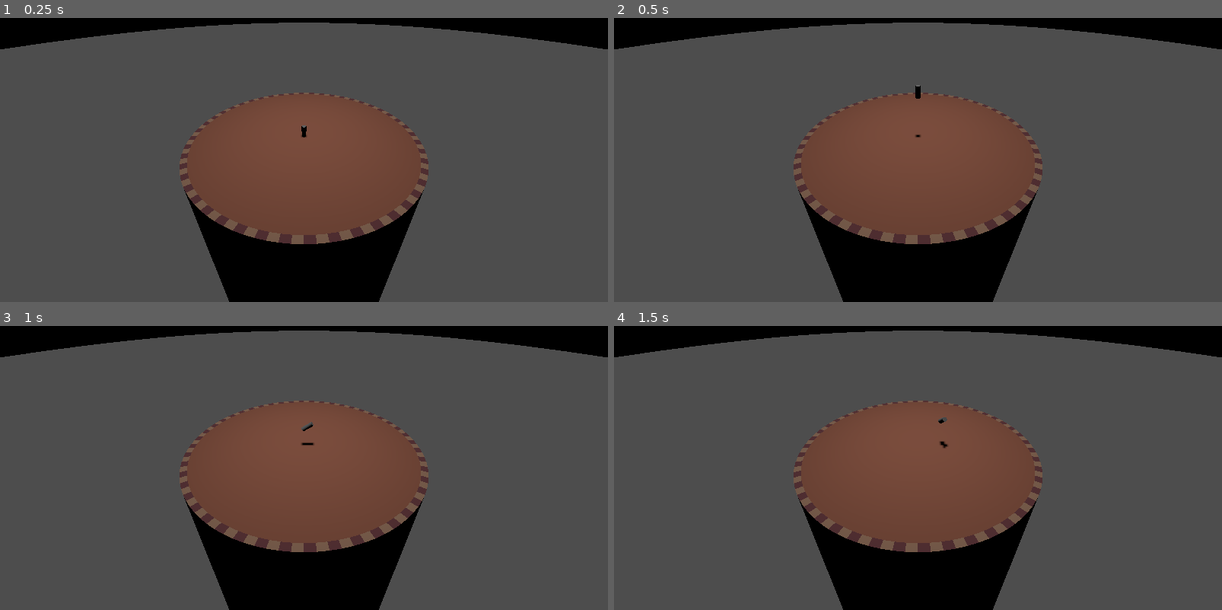
Above: before the commit, frames 1-4 (two rows, left to right).
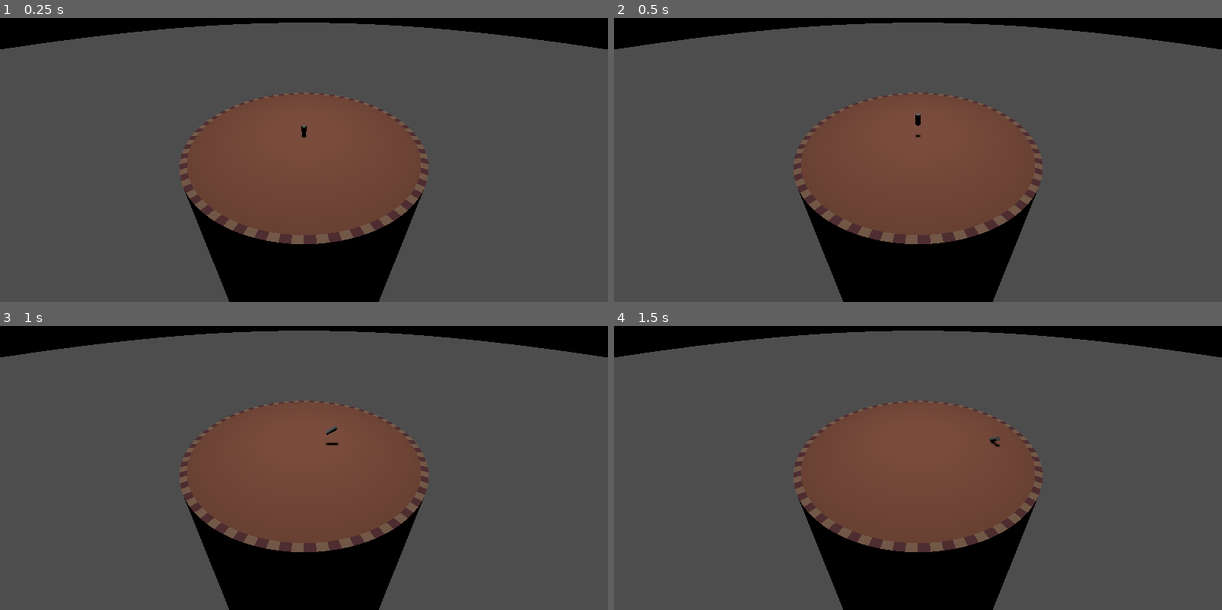
Above: after the commit, the same moments.

Repository: proximadams/Lucky-Erik-Alex-Jam-2025
Game: Godot game, scene res://World.tscn
Same seed, same stepped clock (60 frames per second), same inputs: the game is played once before the commit and once after it.
Inputs:
- Up to frame 1 (0.25 s): no input
- Up to frame 2 (0.5 s): no input
- Up to frame 3 (1 s): tap Enter at 0.5 s; hold Right (ui_right) from 0.53 s (still down)
- Up to frame 4 (1.5 s): release Right (ui_right) at 1.28 s; hold Down (ui_down) from 1.28 s (still down)

Frame 1 is identical in both runs. In frame 2, less than 0.1% of the frame differs, in the area x 49-51%, y 23-39%; in frame 3, 0.1%, in the area x 49-56%, y 33-43%; in frame 4, less than 0.1%.

Commit message:
rapid small bounce

Diff:
--- a/player.gd
+++ b/player.gd
@@ -1,8 +1,8 @@
 extends CharacterBody3D
 
-const SPEED = 5.0
+const SPEED = 10.0
 const GRAVITY_SPEED = 10.0
-const JUMP_VELOCITY = 15.0
+const JUMP_VELOCITY = 5.0
 const JUMP_CONSTANT_SPEED_TIME = 0.2
 const JUMP_GRACE_WINDOW_TIME = 0.2
 
